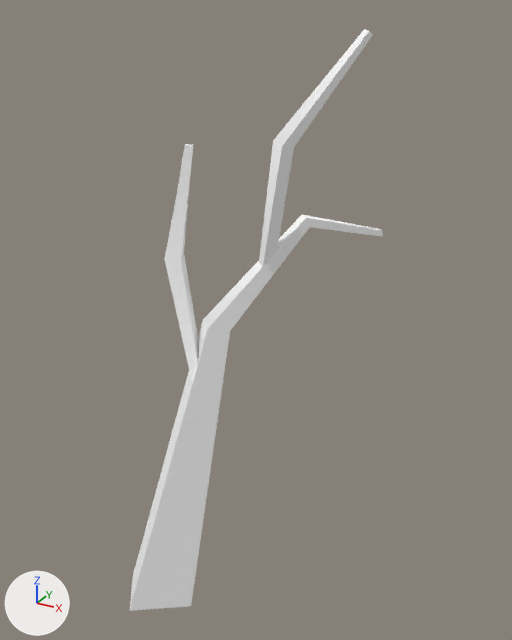
One commit to the glTF model assets/synty/simple_fantasy/models/SF_Env_Tree_Burnt_02.glb: the scene before it, then after it.
One viewpoint serves both versions: a 50 mm lens placed at (0.0401, -0.0681, 0.0746), pointed at (0.0014, 0.0023, 0.0394). Every picture has the same lights, and +X, +Y and +Z are marked at lower left.

Names of what the first picture shows: 'SF_Env_Tree_Burnt_02'.
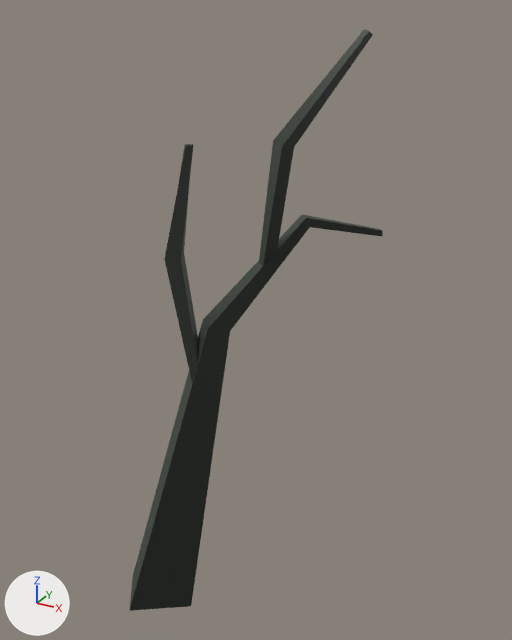
Where the change shows, as pixel boxes [x1, y1, x2, y2] in the pictures (512 x 640 px):
'SF_Env_Tree_Burnt_02', surface changed (grey to black)
    both: [130, 29, 383, 611]

The change, as a list of edits to the scene's bpy script:
```text
Add img_undead_footman_01:
    img_undead_footman_01 = load_image('Undead_Footman_01', '_unpacked/Undead_Footman_01', 512, 512, 'sRGB')
Change mat_lambert1:
    remove mat_lambert1.base_color = (1.0, 1.0, 1.0)  # white #ffffff
    add mat_lambert1.texture = img_undead_footman_01
```
